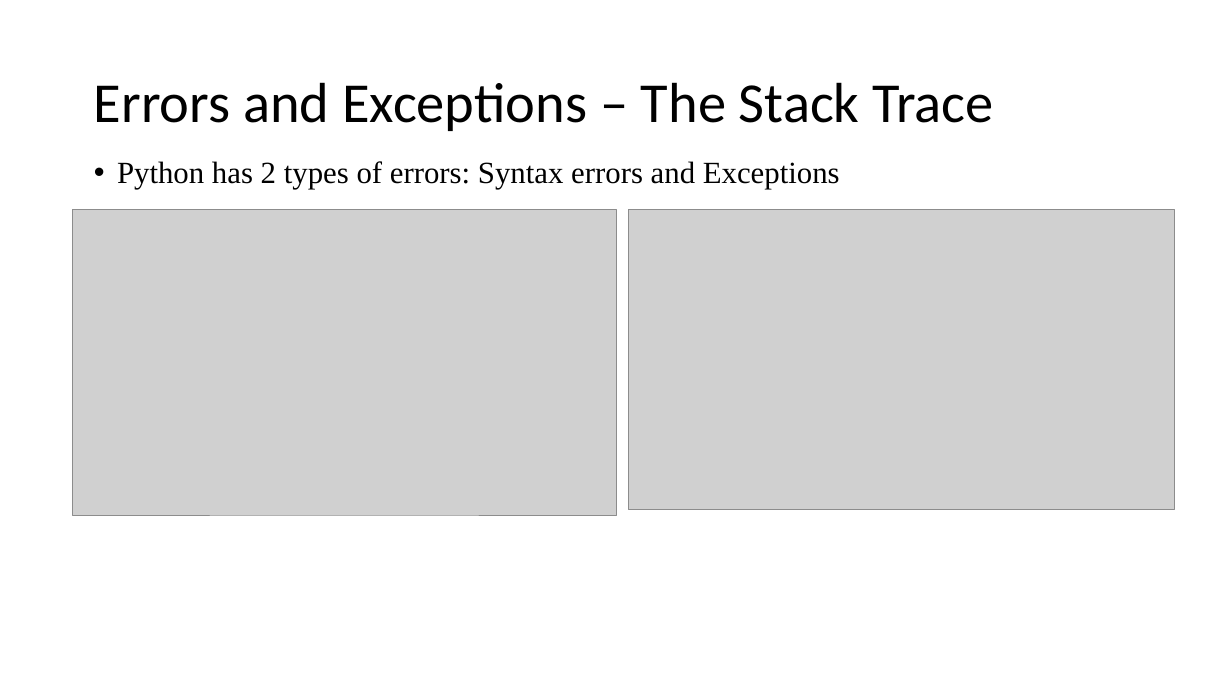
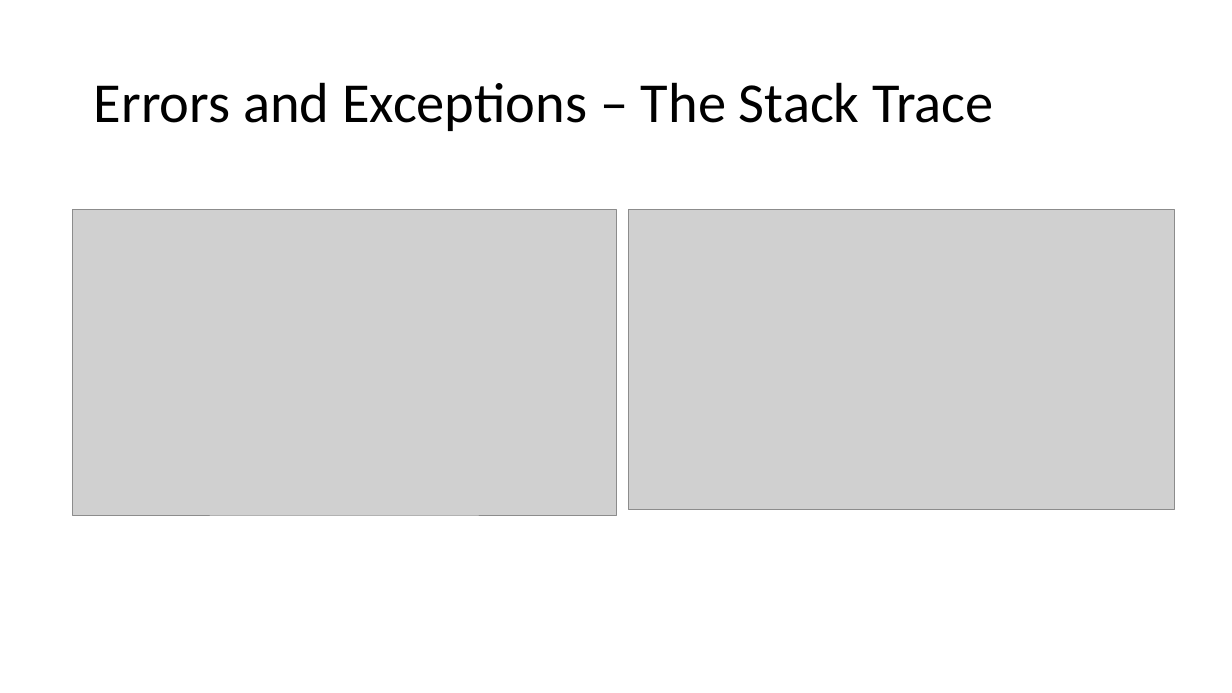
Before and after one commit to EmoryPython/Lab, a slide deck: slide 20 of lecture/Python Programing.pptx. Drawn at 1232x693 pixels with LibreOffice and Linux fonts; fonts in the diff are those of the drawing; grey boxes stand for pictures. Boxes give left, top, right and bottom in pixels: in the first picture for what was removed or moved away, otherwise in the second. Text is boxed around its words. In the diff, an @@ line names an element or a change of style, - is before the commit and + after.

```diff
--- a/lecture/Python Programing.pptx
+++ b/lecture/Python Programing.pptx
@@ text removed at bbox=[117, 161, 840, 189] @@
-• Python has 2 types of errors: Syntax errors and Exceptions
```
Also in this commit, not shown: 5 other slides changed.
